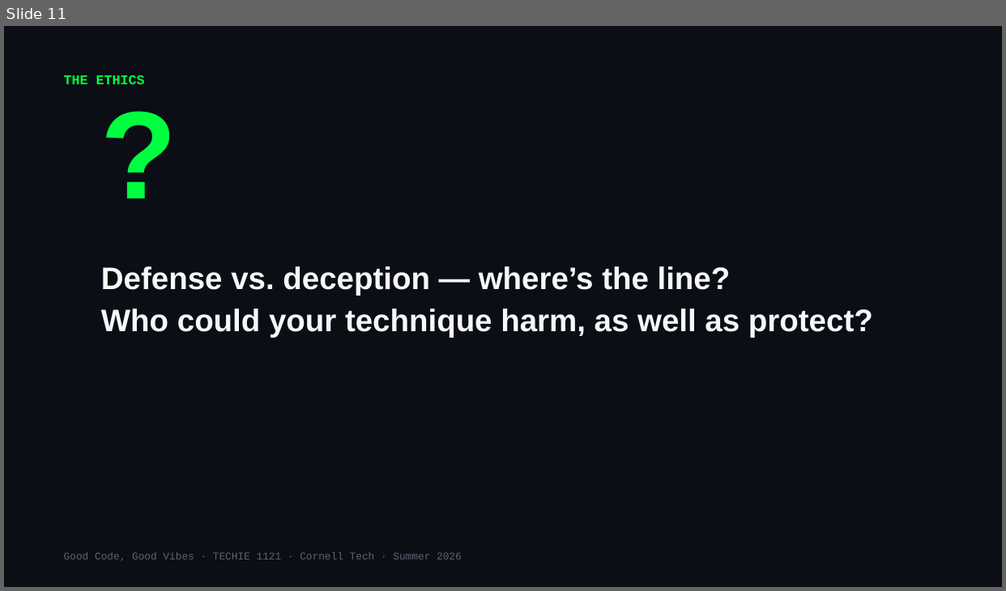
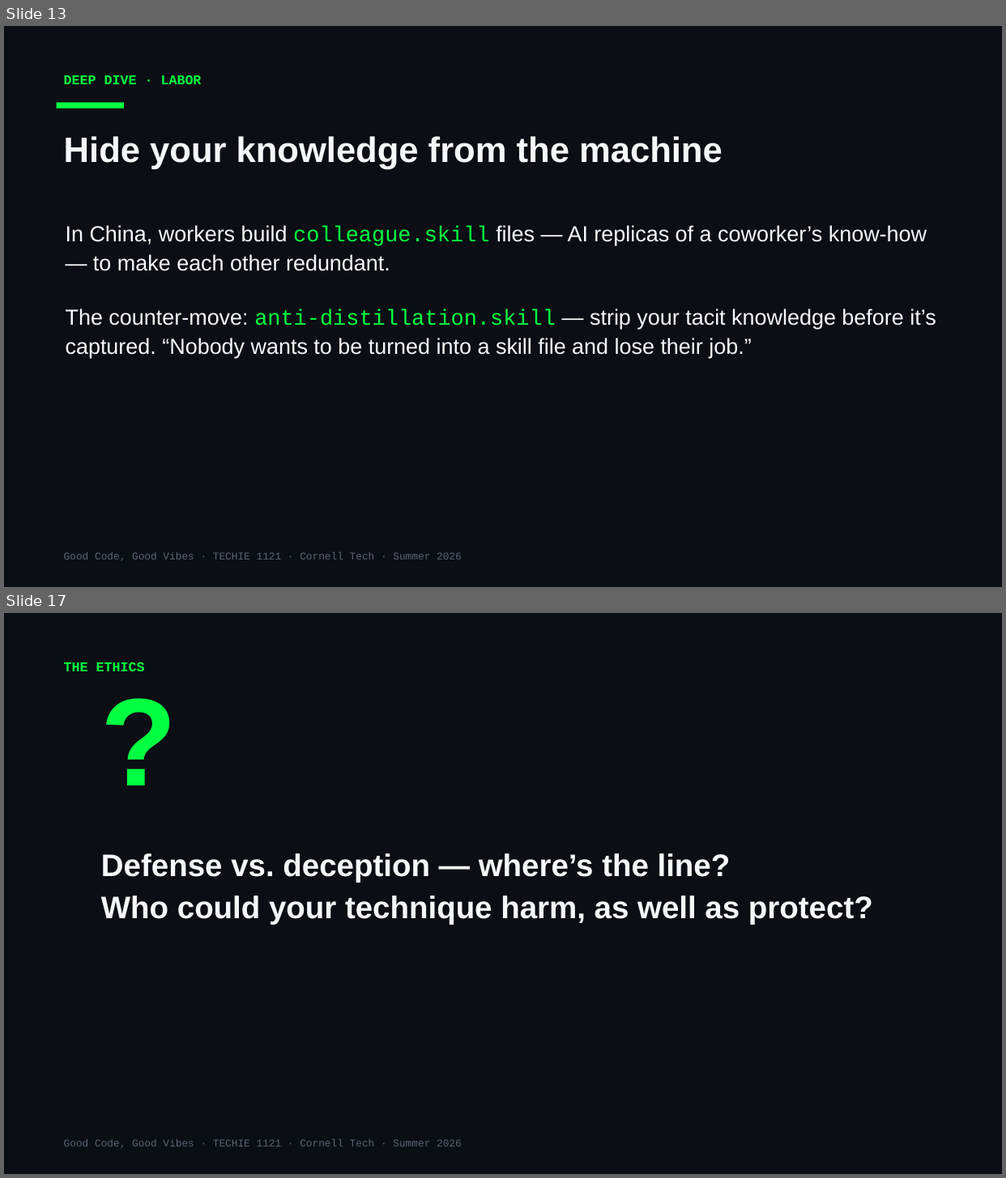
Before and after one commit to Cornell-Tech-Vibe-Coding-Summer-2026/website, a slide deck: slides/Week2-Wed-AI-Against-AI.pptx. Shown one above the other, each under a label of ours: slide 11 before the commit, slides 13 and 17 after it; the slides between them are not shown. The pictures are 1006x591 and 1006x1178 pixels, drawn with LibreOffice and Linux fonts; fonts in the diff are those of the drawing. Boxes give left, top, right and bottom in pixels: in the first picture for what was removed or moved away, otherwise in the second. Text is boxed around its words. In the diff, an @@ line names an element or a change of style, - is before the commit and + after.

```diff
--- a/slides/Week2-Wed-AI-Against-AI.pptx
+++ b/slides/Week2-Wed-AI-Against-AI.pptx
@@ slide 13 added at <box>4,26,1002,587</box>, background #0B0E14 @@
@@ text added at <box>64,75,202,84</box>, 13 pt, text #00FF41, bold @@
+DEEP DIVE · LABOR
@@ rectangle added at <box>57,102,124,109</box>, fill #00FF41 @@
@@ text added at <box>64,136,722,169</box>, 34 pt, text #F5F7FA, bold @@
+Hide your knowledge from the machine
@@ text added at <box>66,225,936,359</box>, 21 pt, text #F5F7FA @@
+In China, workers build colleague.skill files — AI replicas of a coworker’s know-how — to make each other redundant.
+The counter-move: anti-distillation.skill — strip your tacit knowledge before it’s captured. “Nobody wants to be turned into a skill file and lose their job.”
@@ text added at <box>64,552,462,561</box>, 10 pt, text #5A6474 @@
+Good Code, Good Vibes · TECHIE 1121 · Cornell Tech · Summer 2026
@@ what was slide 11 is now slide 17 @@
```
Also in this commit, not shown: 9 slides changed, 6 other slides added, 1 slide removed, 2 other files.
